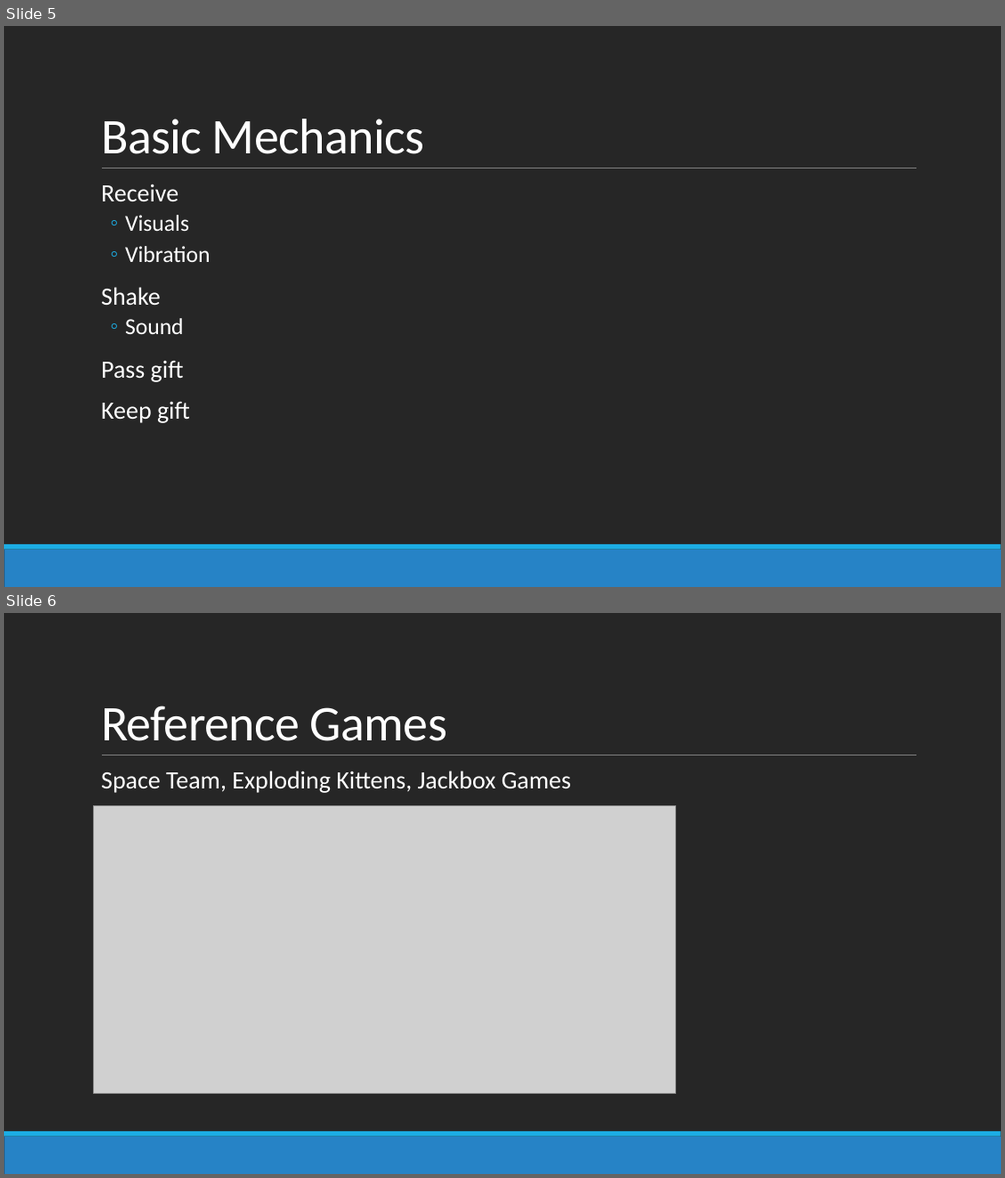
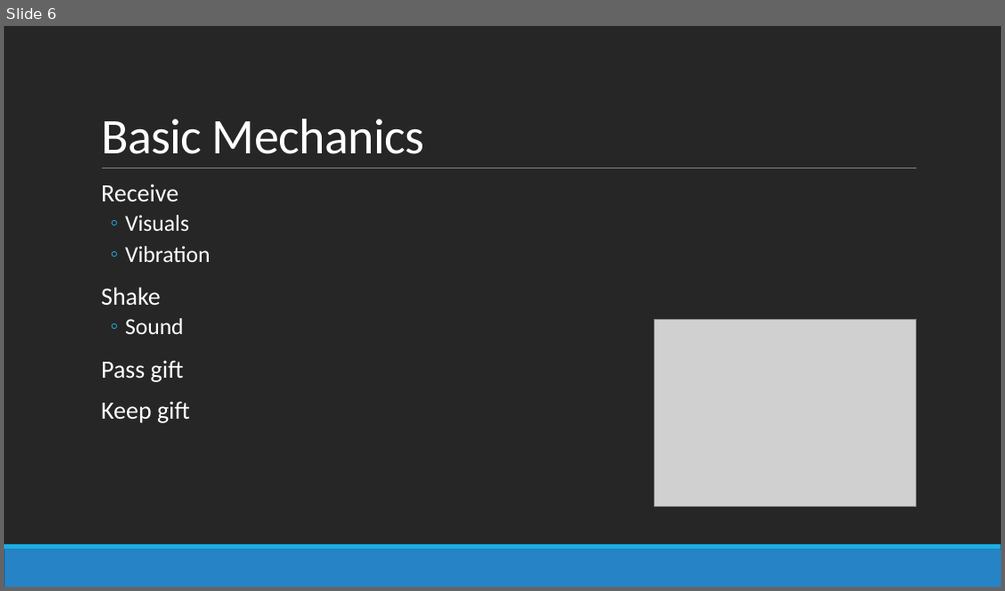
Before and after one commit to gadsu/gift, a slide deck: Docs/GiftGame101.pptx. Shown one above the other, each under a label of ours: slides 5 and 6 before the commit, slide 6 after it. The pictures are 1005x1178 and 1005x591 pixels, drawn with LibreOffice and Linux fonts; fonts in the diff are those of the drawing; grey boxes stand for pictures. Boxes give left, top, right and bottom in pixels: in the first picture for what was removed or moved away, otherwise in the second. Text is boxed around its words. In the diff, an @@ line names an element or a change of style, - is before the commit and + after.

```diff
--- a/Docs/GiftGame101.pptx
+++ b/Docs/GiftGame101.pptx
@@ slide 6 removed at [4, 613, 1001, 1174], background #262626; not listed: 3 template elements that a slide beside it also shows @@
@@ title removed at [101, 706, 447, 741] @@
-Reference Games
@@ text removed at [101, 771, 571, 793] @@
-  Space Team, Exploding Kittens, Jackbox Games
@@ picture removed at [94, 806, 676, 1093] @@
@@ what was slide 5 is now slide 6 @@
@@ slide 6 changed as well @@
@@ picture added at [655, 319, 916, 506] @@
```
Also in this commit, not shown: 4 other slides changed, 4 slides added, 1 other slide removed.
